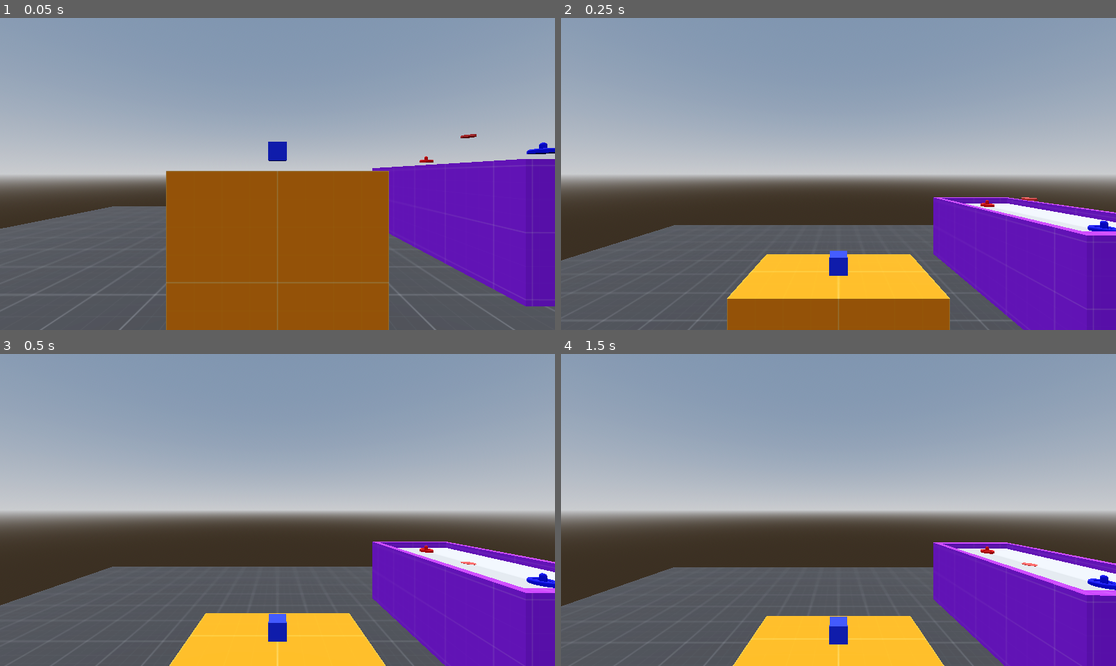
Above: before the commit, frames 1-4 (two rows, left to right).
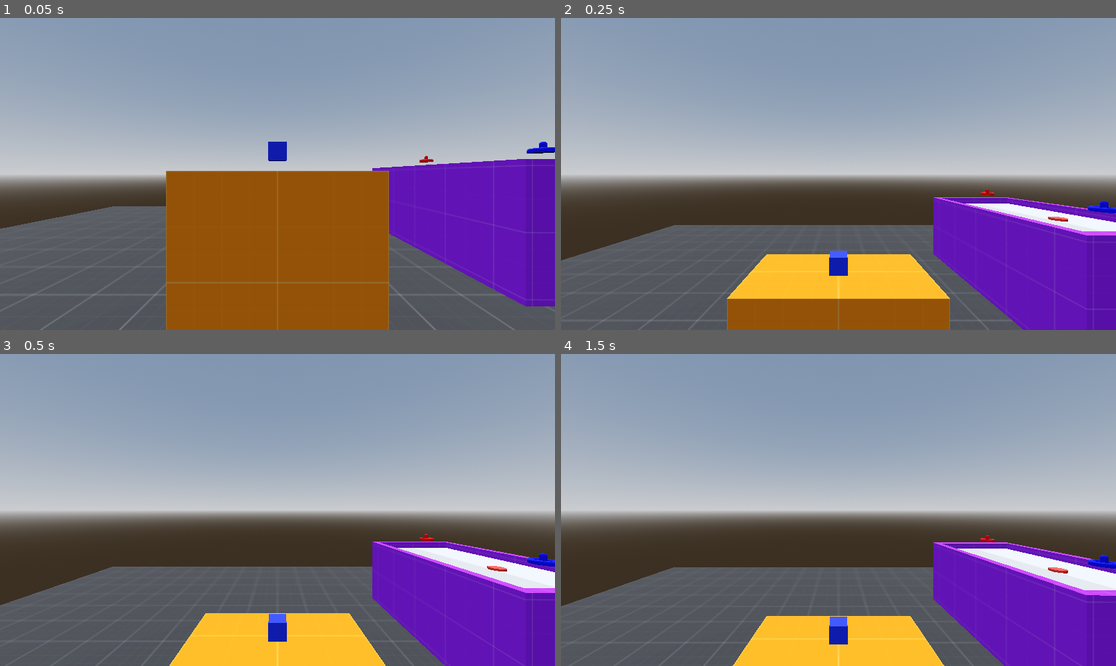
Above: after the commit, the same moments.

Repository: Tohzt/VR-Testing
Game: Godot game, scene res://Main.tscn
The game is run twice, just before and just after one commit, with the same random seed, the same clock (stepped at 60 frames per second) and the same inputs.
Inputs (mouse positions are in pixels of both pictures, inside the frame that each line leads up to):
- Up to frame 1 (0.05 s): no input
- Up to frame 2 (0.25 s): no input
- Up to frame 3 (0.5 s): no input
- Up to frame 4 (1.5 s): tap Enter (ui_accept) at 0.5, 0.77, 1.07, 1.25 s; move the mouse to (960, 494) at 0.52 s; hold Right (ui_right) 0.53-1.25 s; click (960, 494) at 0.67 s; drag from (727, 525) to (810, 572) at 1.27 s

The runs differ from the first frame. In frame 1, 0.1% of the frame differs, in the area x 75-100%, y 37-47%; in frame 2, 0.4%; in frame 3, 0.4%; in frame 4, 0.4%, in the area x 75-100%, y 58-76%.

Commit message:
minor tweaks

Diff:
--- a/Objects/air_hockey_table.tscn
+++ b/Objects/air_hockey_table.tscn
@@ -99,6 +99,10 @@
 inner_radius = 0.064
 outer_radius = 0.1
 
+[sub_resource type="PhysicsMaterial" id="PhysicsMaterial_sssk5"]
+friction = 0.05
+bounce = 0.2
+
 [sub_resource type="CylinderShape3D" id="CylinderShape3D_tmdll"]
 height = 0.025
 radius = 0.08
@@ -153,7 +157,9 @@
 
 [node name="Paddle Red" type="RigidBody3D" parent="." unique_id=1897529184]
 transform = Transform3D(1, 0, 0, 0, 1, 0, 0, 0, 1, 0, 0.7161399, -0.77742696)
-collision_layer = 4
+collision_layer = 5
+custom_integrator = true
+contact_monitor = true
 script = ExtResource("3_l5yow")
 picked_up_layer = 65540
 
@@ -174,7 +180,9 @@
 
 [node name="Paddle Blue" type="RigidBody3D" parent="." unique_id=729027493]
 transform = Transform3D(1, 0, 0, 0, 1, 0, 0, 0, 1, 0, 0.7161399, 0.76967454)
-collision_layer = 4
+collision_layer = 5
+custom_integrator = true
+contact_monitor = true
 script = ExtResource("3_l5yow")
 picked_up_layer = 65540
 
@@ -193,11 +201,16 @@
 transform = Transform3D(1, 0, 0, 0, 1, 0, 0, 0, 1, 0, 0.0043265224, 0)
 mesh = SubResource("TorusMesh_dt2fv")
 
-[node name="RigidBody3D" type="RigidBody3D" parent="." unique_id=1800290140]
-transform = Transform3D(1, 0, 0, 0, 1, 0, 0, 0, 1, 0, 1.0037092, 0)
-
-[node name="CollisionShape3D" type="CollisionShape3D" parent="RigidBody3D" unique_id=763954020]
+[node name="Puck" type="RigidBody3D" parent="." unique_id=1800290140]
+transform = Transform3D(1, 0, 0, 0, 1, 0, 0, 0, 1, 0, 0.53151965, 0.3559086)
+mass = 0.05
+physics_material_override = SubResource("PhysicsMaterial_sssk5")
+can_sleep = false
+custom_integrator = true
+contact_monitor = true
+
+[node name="CollisionShape3D" type="CollisionShape3D" parent="Puck" unique_id=763954020]
 shape = SubResource("CylinderShape3D_tmdll")
 
-[node name="MeshInstance3D" type="MeshInstance3D" parent="RigidBody3D/CollisionShape3D" unique_id=1382202002]
+[node name="MeshInstance3D" type="MeshInstance3D" parent="Puck/CollisionShape3D" unique_id=1382202002]
 mesh = SubResource("CylinderMesh_mbat3")
Not shown, changed: Textures/Prototype/Dark/texture_01.png.import
Not shown, changed: Textures/Prototype/Light/texture_01.png.import
Not shown, changed: Textures/Prototype/Light/texture_08.png.import
Not shown, changed: Textures/Prototype/Light/texture_09.png.import
Not shown, changed: Textures/Prototype/Orange/texture_01.png.import
Not shown, changed: Textures/Prototype/Orange/texture_02.png.import
Not shown, changed: Textures/Prototype/Purple/texture_01.png.import
Not shown, changed: Textures/Prototype/Purple/texture_02.png.import
Not shown, changed: addons/godot-xr-tools/assets/misc/Hold trigger to continue.png.import
Not shown, changed: addons/godot-xr-tools/assets/misc/progress_bar.png.import
Not shown, changed: addons/godot-xr-tools/hands/textures/african_baseColor.png.import
Not shown, changed: addons/godot-xr-tools/hands/textures/african_realistic_baseColor.png.import
(and 17 more such lines)
